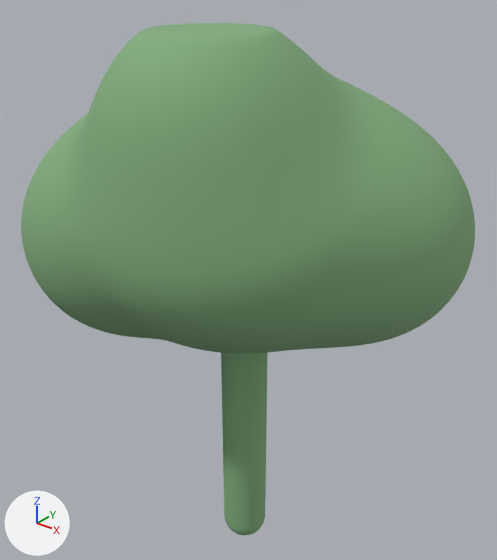
Before and after pictures for a commit that changed the glTF model apps/quest-universal-qr-scanner/android-mr/app/src/main/assets/models/broadleaf.glb.
Rendered twice from a 50 mm lens placed at (2.55, -3.14, 3.98), pointed at (-0.08, 0.15, 1.94). Every picture has the same lights, and +X, +Y and +Z are marked at lower left. The older version comes first.

Names of what the first picture shows: 'broadleaf'.
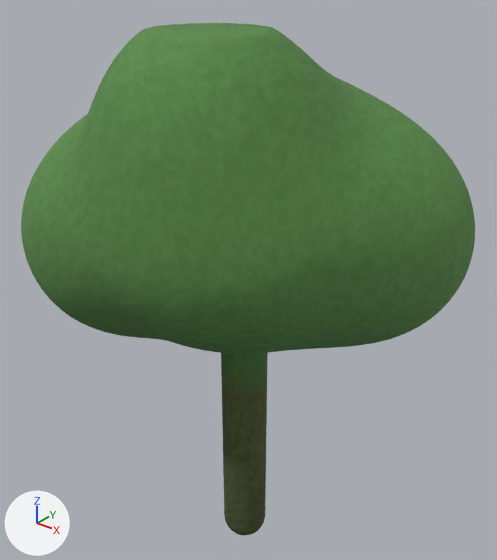
Boxes [x1, y1, x2, y2] around the edits, measured in the pictures (497 x 560 px):
'broadleaf', recoloured (darker)
    both: [21, 23, 475, 535]

Edits to the bpy script that builds the scene:
```text
Change mat_broadleaf_mat:
    where n0 = _N.new('ShaderNodeBsdfPrincipled'); n0.name = 'Principled BSDF'
    remove n0.inputs[0].default_value = (0.227, 0.42, 0.208, 1.0)  # 'Base Color', green #83ad7e
    n0.inputs[2].default_value: 0.85 -> 0.9  # 'Roughness'
    add n2 = _N.new('ShaderNodeMix'); n2.name = 'Mix'
    add n2.data_type = 'RGBA'
    add n2.blend_type = 'MULTIPLY'
    add n2.inputs[0].default_value = 1.0  # 'Factor'
    add n2.inputs[7].default_value = (0.227, 0.42, 0.208, 1.0)  # 'B', green #83ad7e
    add n3 = _N.new('ShaderNodeVertexColor'); n3.name = 'Color Attribute'
    add _L.new(n2.outputs[2], n0.inputs[0])  # 'Result' to 'Base Color'
    add _L.new(n3.outputs[0], n2.inputs[6])  # 'Color' to 'A'
Change me_broadleaf:
    where me_broadleaf.from_pydata(...)  # 22646 vertices, 45288 faces; spans x -1.4..1.3, y -1.1..1.17, z -0.15..3.6
    used by ob_broadleaf; location = (0.0, 0.0, 0.0)
    me_broadleaf part 1: vertex colours changed
```
